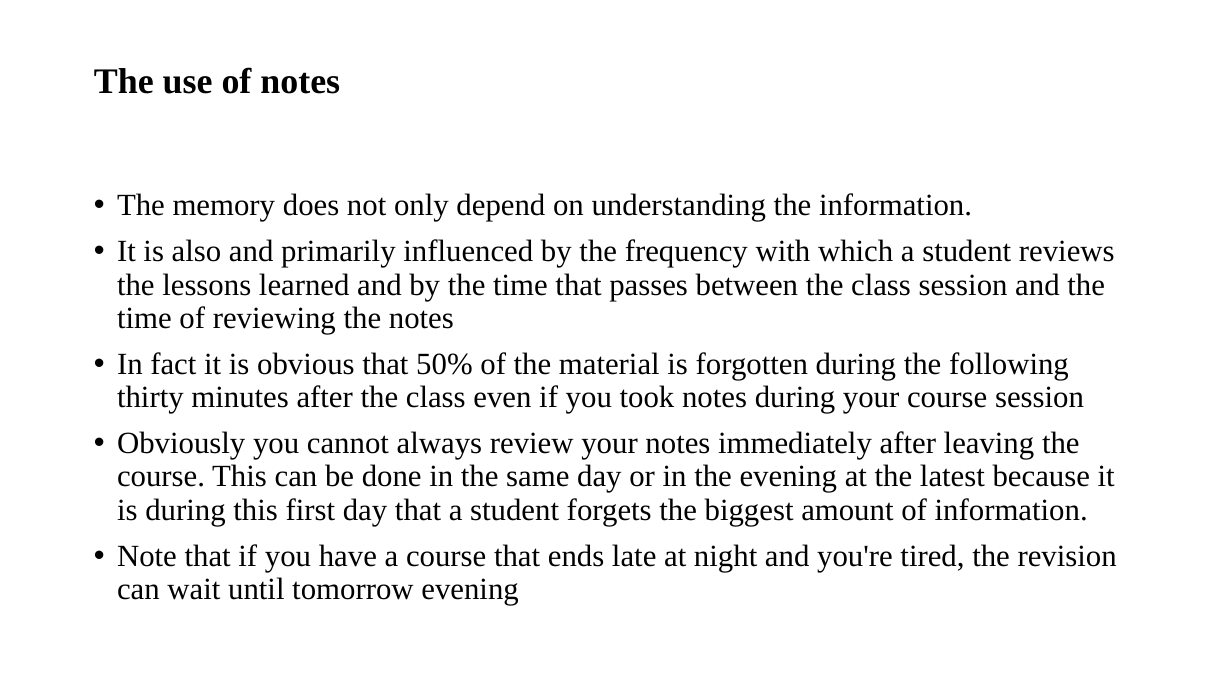
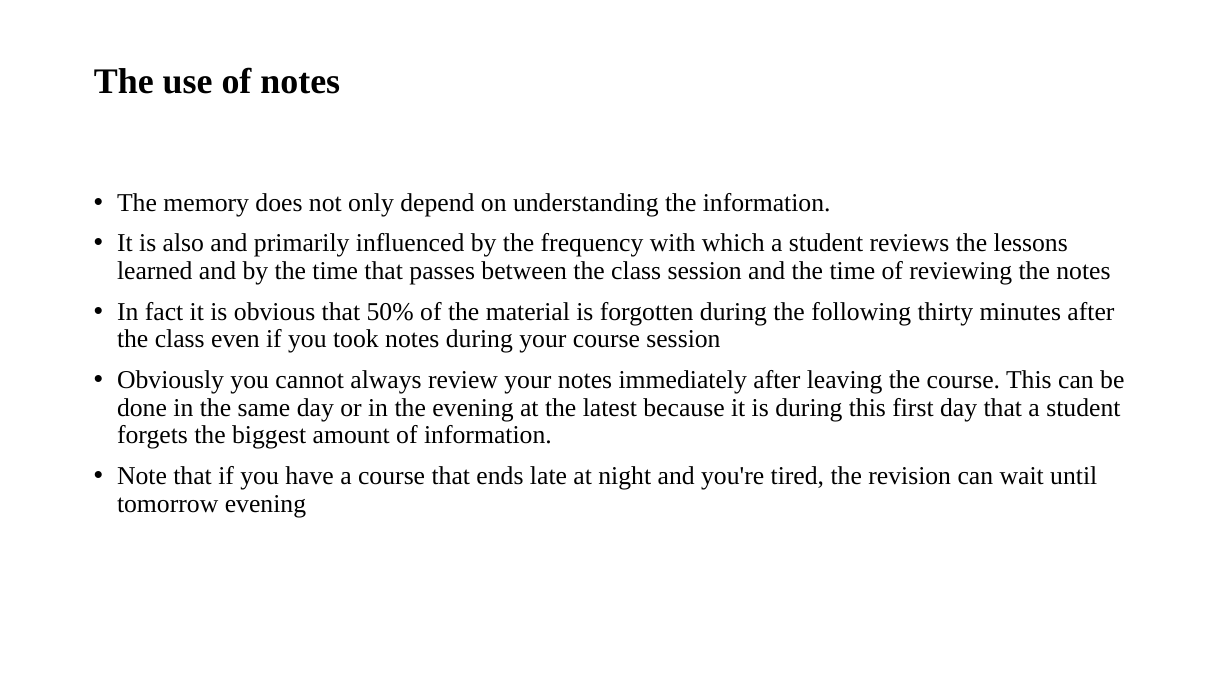
Before and after one commit to mutanganajoseph/Documents, a slide deck: slide 15 of auca/sem-1/edrom-8113-study-research/3 Taking notes and writting academic assignment.pptx. Drawn at 1232x693 pixels with LibreOffice and Linux fonts; fonts in the diff are those of the drawing. Boxes give left, top, right and bottom in pixels: in the first picture for what was removed or moved away, otherwise in the second. Text is boxed around its words. In the diff, an @@ line names an element or a change of style, - is before the commit and + after.

```diff
--- a/auca/sem-1/edrom-8113-study-research/3 Taking notes and writting academic assignment.pptx
+++ b/auca/sem-1/edrom-8113-study-research/3 Taking notes and writting academic assignment.pptx
@@ text "The memory does not only ..." at [117, 193, 1124, 517]: size 24 to 20 pt @@
```
Also in this commit, not shown: 2 other slides changed, 19 other files.
